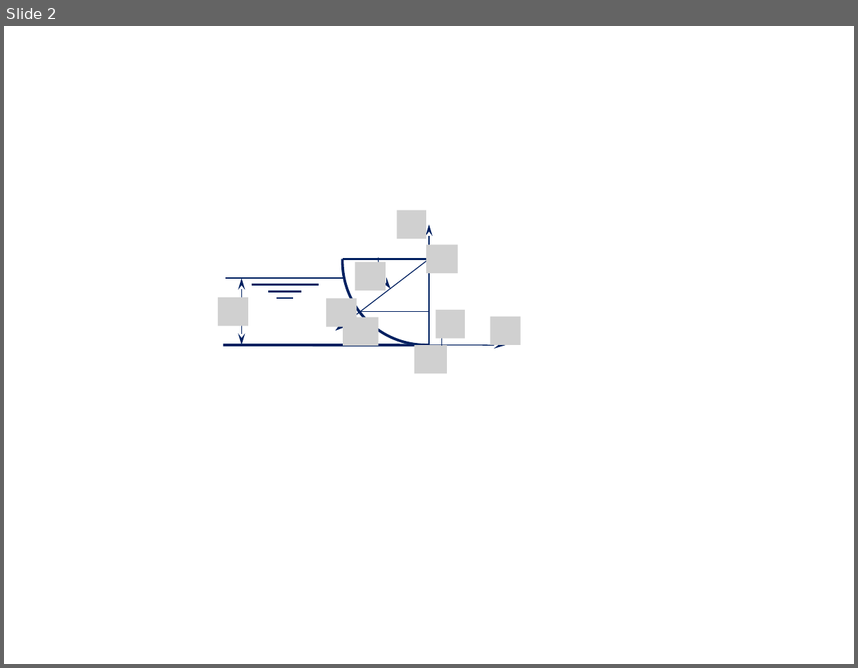
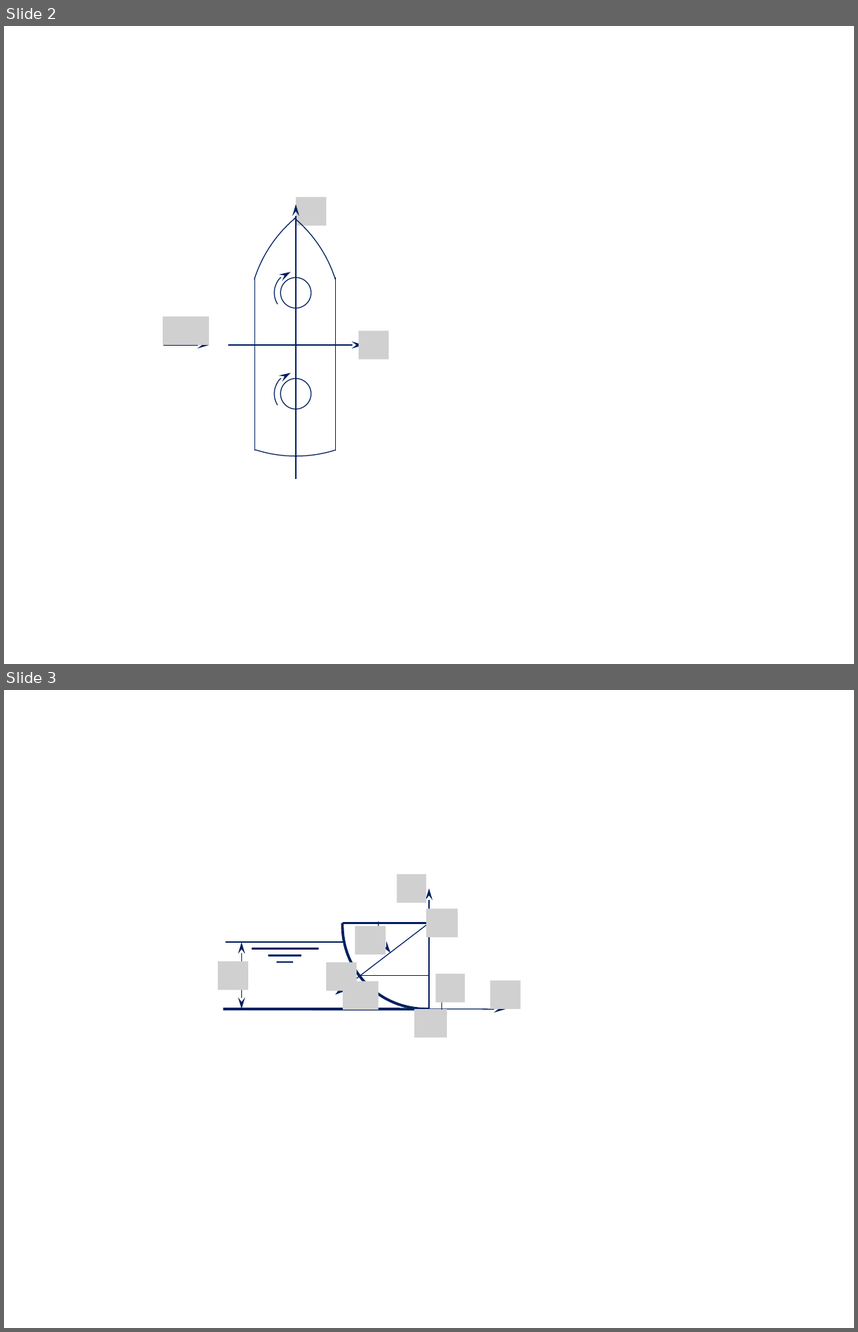
Before and after one commit to xpessoles/CI_06_EtudeStatique, a slide deck: 01_ModelisationAM/Colle_02_AM/images/Figures.pptx. Shown one above the other, each under a label of ours: slide 2 before the commit, slides 2 and 3 after it. The pictures are 858x668 and 858x1332 pixels, drawn with LibreOffice and Linux fonts; fonts in the diff are those of the drawing; grey boxes stand for pictures. Boxes give left, top, right and bottom in pixels: in the first picture for what was removed or moved away, otherwise in the second. Text is boxed around its words. In the diff, an @@ line names an element or a change of style, - is before the commit and + after.

```diff
--- a/01_ModelisationAM/Colle_02_AM/images/Figures.pptx
+++ b/01_ModelisationAM/Colle_02_AM/images/Figures.pptx
@@ slide 2 added at bbox=[4, 26, 854, 664], background #FFFFFF @@
@@ arc (boxed as its full ellipse) added at bbox=[76, 187, 341, 452], outline #002060 0.75 pt @@
@@ arc (boxed as its full ellipse) added at bbox=[163, 191, 428, 456], outline #002060 0.75 pt @@
@@ arc (boxed as its full ellipse) added at bbox=[248, 187, 513, 452], outline #002060 0.75 pt @@
@@ picture added at bbox=[296, 197, 326, 226] @@
@@ arrow added from (296, 478) to (296, 205), #002060 0.75 pt @@
@@ arc (boxed as its full ellipse) added at bbox=[274, 271, 318, 314], outline #002060 0.75 pt @@
@@ line added from (254, 278) to (254, 450), #002060 0.75 pt @@
@@ ellipse added at bbox=[280, 278, 311, 308], outline #002060 0.75 pt @@
@@ line added from (335, 278) to (335, 450), #002060 0.75 pt @@
@@ picture added at bbox=[163, 316, 209, 345] @@
@@ picture added at bbox=[359, 330, 389, 359] @@
@@ arrow added from (163, 345) to (209, 345), #002060 1.5 pt @@
@@ arrow added from (228, 345) to (363, 345), #002060 0.75 pt @@
@@ arc (boxed as its full ellipse) added at bbox=[274, 372, 318, 415], outline #002060 0.75 pt @@
@@ ellipse added at bbox=[280, 378, 311, 408], outline #002060 0.75 pt @@
@@ what was slide 2 is now slide 3 @@
```
Also in this commit, not shown: 1 other slide added, 1 slide removed, 27 other files.
